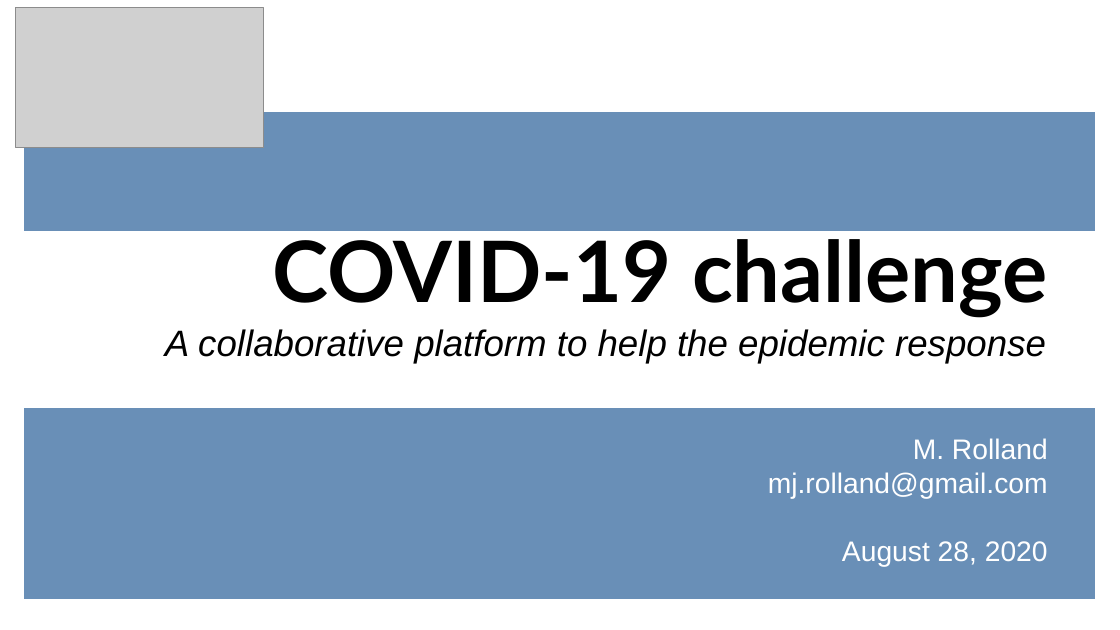
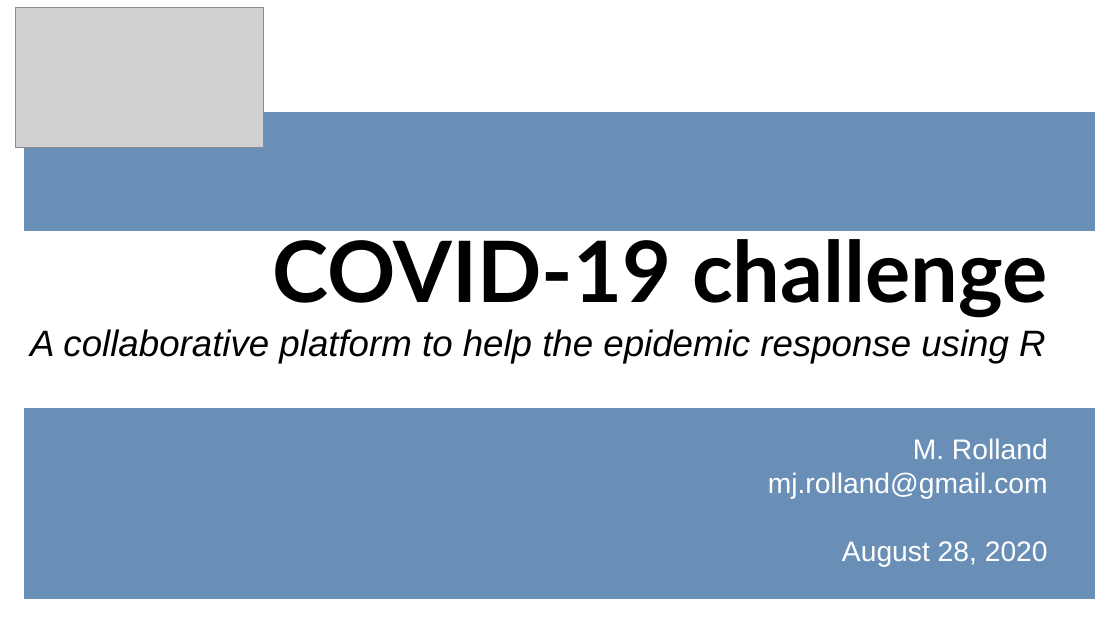
Before and after one commit to matthieugold/covid-19-challenge, a slide deck: slide 1 of docs/dscc_presentation/dscc_presentation.odp. Drawn at 1120x630 pixels with LibreOffice and Linux fonts; fonts in the diff are those of the drawing; grey boxes stand for pictures. Boxes give left, top, right and bottom in pixels: in the first picture for what was removed or moved away, otherwise in the second. Text is boxed around its words. In the diff, an @@ line names an element or a change of style, - is before the commit and + after.

```diff
--- a/docs/dscc_presentation/dscc_presentation.odp
+++ b/docs/dscc_presentation/dscc_presentation.odp
@@ title at (x1=30, y1=229, x2=1048, y2=566): text changed @@
-COVID-19 challenge
-A collaborative platform to help the epidemic response
-M. Rolland
-mj.rolland@gmail.com
-August 28, 2020
+COVID-19 challenge
+A collaborative platform to help the epidemic response using R
+M. Rolland
+mj.rolland@gmail.com
+August 28, 2020
```
Also in this commit, not shown: 1 other file.
